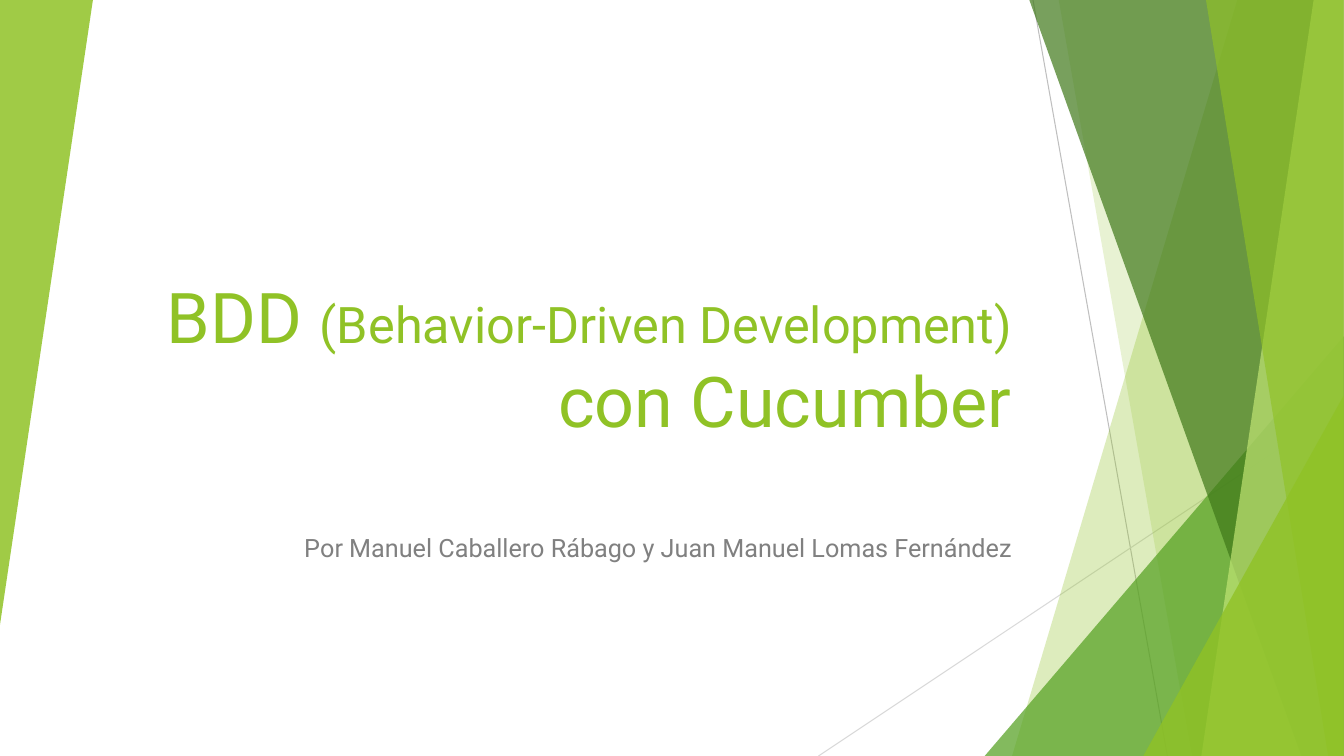
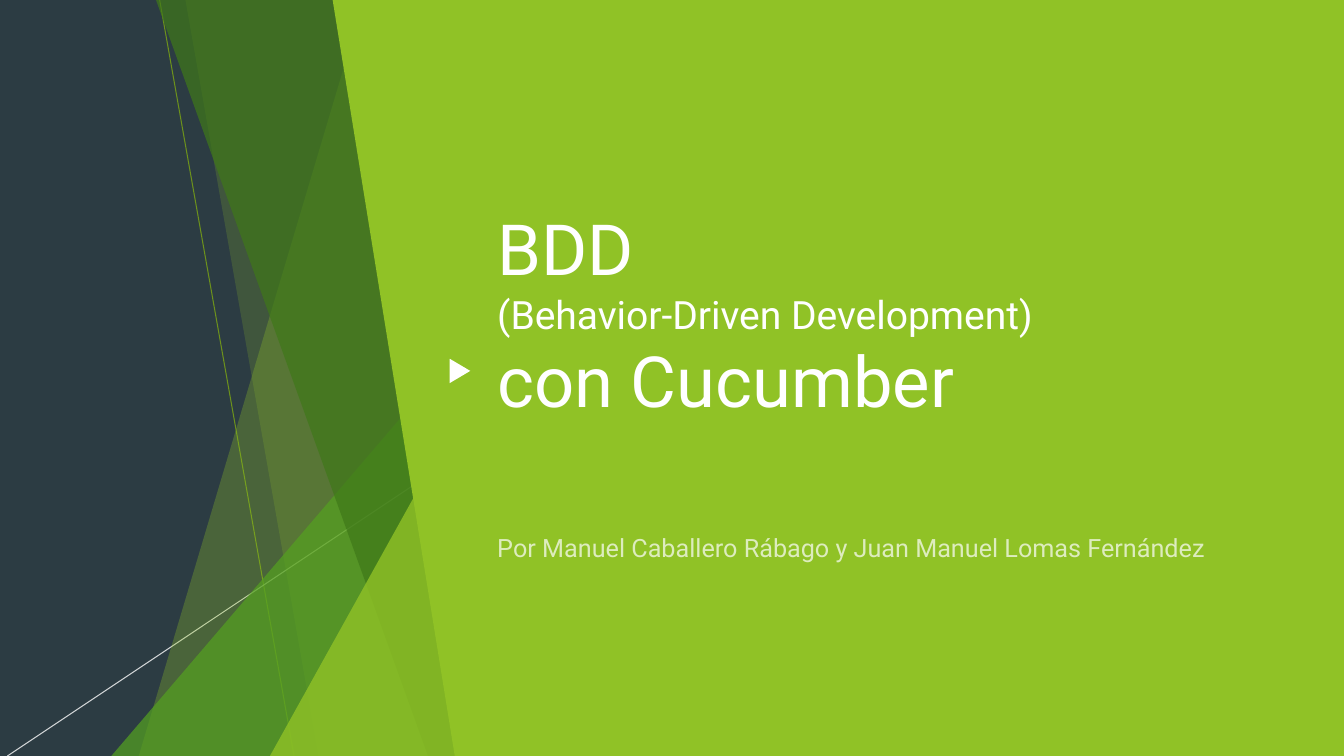
Before and after one commit to The-Fellowship-of-Code/bdd-with-cucumber, a slide deck: slide 1 of slides.pptx. Drawn at 1344x756 pixels with LibreOffice and Linux fonts; fonts in the diff are those of the drawing. Boxes give left, top, right and bottom in pixels: in the first picture for what was removed or moved away, otherwise in the second. Text is boxed around its words. In the diff, an @@ line names an element or a change of style, - is before the commit and + after.

```diff
--- a/slides.pptx
+++ b/slides.pptx
@@ background #FFFFFF to #2C3C43 @@
@@ rectangle added at (x1=0, y1=0, x2=1344, y2=756), fill #2C3C43 @@
@@ freeform shape added at (x1=139, y1=0, x2=471, y2=756), fill #90C226 at 30% opacity @@
@@ freeform shape added at (x1=155, y1=0, x2=470, y2=756), fill #3F7819 at 70% opacity @@
@@ line added from (159, 0) to (294, 756), #6C921D 0.75 pt @@
@@ freeform shape added at (x1=186, y1=0, x2=471, y2=756), fill #90C226 at 20% opacity @@
@@ freeform shape added at (x1=333, y1=0, x2=1344, y2=756), fill #90C226 @@
@@ line (1033, 0) - (1168, 756): stroke #BFBFBF 0.75 pt to #000000 0.75 pt @@
@@ title "BDD (Behavior-Driven Development) con Cucumber" moved from (x1=167, y1=293, x2=1012, y2=428) to (x1=497, y1=225, x2=1033, y2=408) @@
@@ title "BDD (Behavior-Driven Development) con Cucumber" at (x1=497, y1=225, x2=1033, y2=408): size 50 to 50.4 pt in "BDD con Cucumber"; size 36 to 27.9 pt in "(Behavior-Driven Development)"; text colour #90C226 to #FFFFFF; alignment right to left @@
@@ triangle added at (x1=111, y1=336, x2=470, y2=756), fill #54A021 at 72% opacity @@
@@ triangle added at (x1=450, y1=359, x2=470, y2=383), fill #FFFFFF @@
@@ line added from (532, 406) to (7, 756), #FFFFFF 0.75 pt @@
@@ triangle added at (x1=270, y1=396, x2=471, y2=756), fill #90C226 at 80% opacity @@
@@ line (1344, 406) - (819, 756): stroke #D9D9D9 0.75 pt to #000000 0.75 pt @@
@@ subtitle "Por Manuel Caballero Rábago y ..." moved from (x1=304, y1=538, x2=1011, y2=563) to (x1=497, y1=538, x2=1204, y2=563) @@
@@ subtitle "Por Manuel Caballero Rábago y ..." at (x1=497, y1=538, x2=1204, y2=563): text colour #808080 to #FFFFFF at 70% opacity; alignment right to left @@
```
Also in this commit, not shown: 9 other slides changed, 2 slides added, 2 slides removed.
